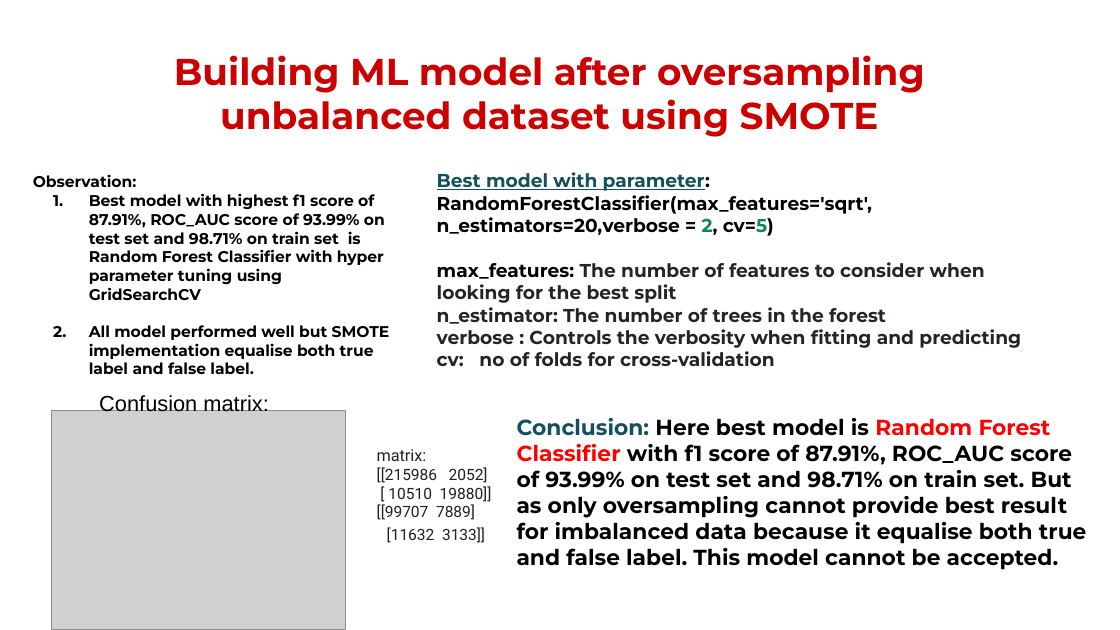
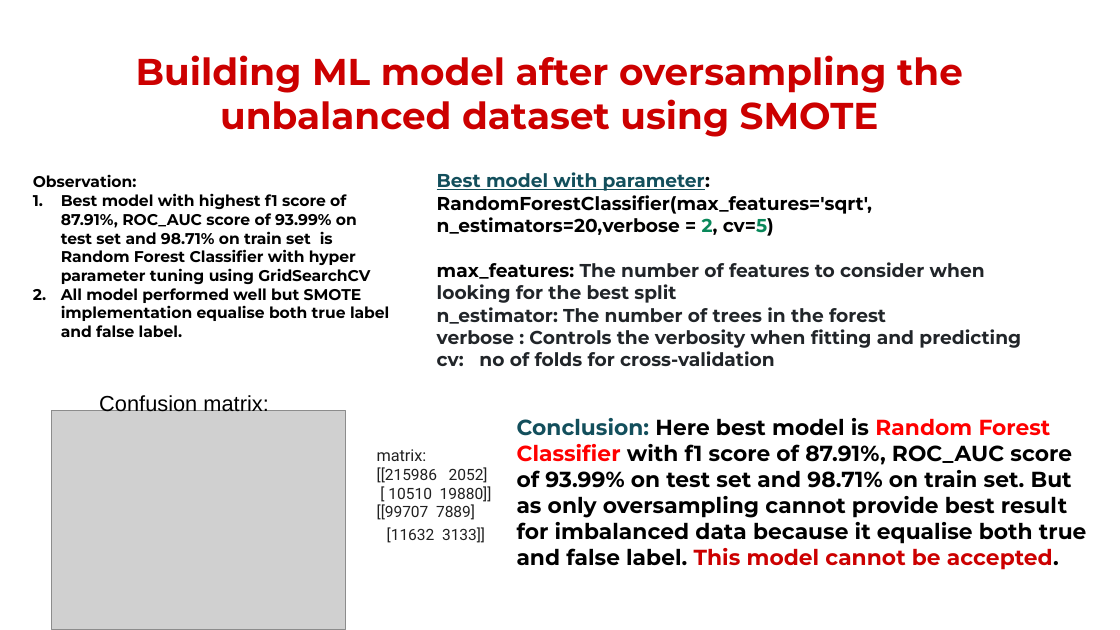
Before and after one commit to chandrakar-shubham/health-insurance-cross-sell-prediction, a slide deck: slide 18 of Project_presentation.pptx. Drawn at 1120x630 pixels with LibreOffice and Linux fonts; fonts in the diff are those of the drawing; grey boxes stand for pictures; background and template pictures are left out. Boxes give left, top, right and bottom in pixels: in the first picture for what was removed or moved away, otherwise in the second. Text is boxed around its words. In the diff, an @@ line names an element or a change of style, - is before the commit and + after.

```diff
--- a/Project_presentation.pptx
+++ b/Project_presentation.pptx
@@ text at bbox=[136, 55, 963, 130]: text changed @@
-Building ML model after oversampling unbalanced dataset using SMOTE
+Building ML model after oversampling the unbalanced dataset using SMOTE
@@ text at bbox=[61, 193, 389, 337]: indent changed @@
@@ text "Conclusion: Here best model is ..." at bbox=[517, 418, 1087, 570]: text colour #000000 to #CC0000 in "This model cannot be accepted." @@
```
Also in this commit, not shown: 10 other slides changed, 3 slides added.
